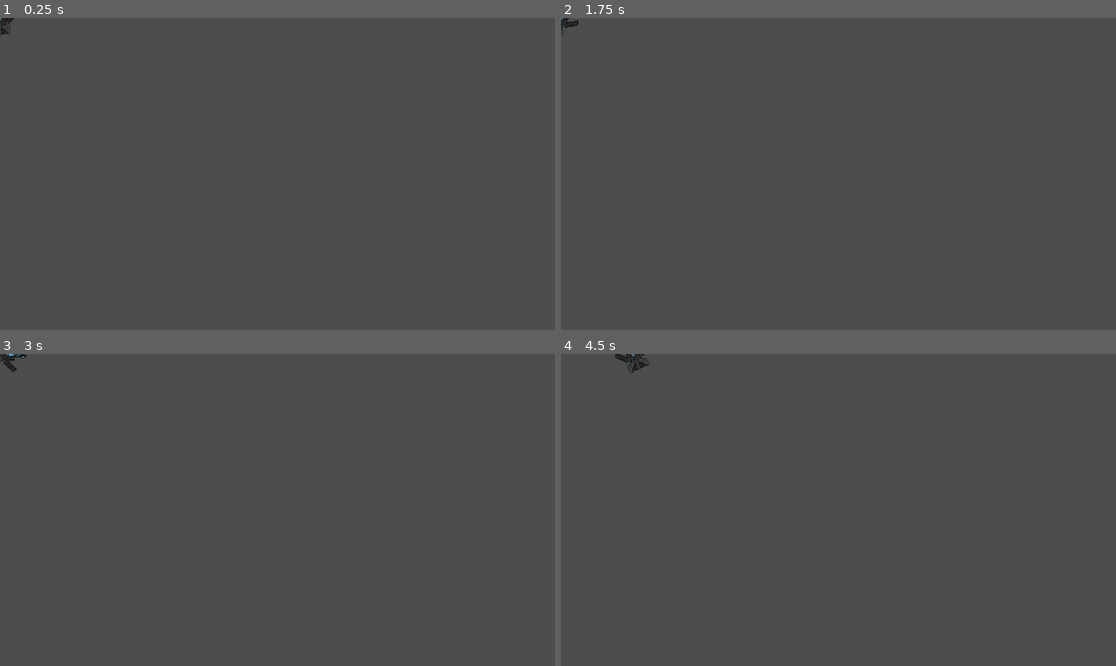
Above: before the commit, frames 1-4 (two rows, left to right).
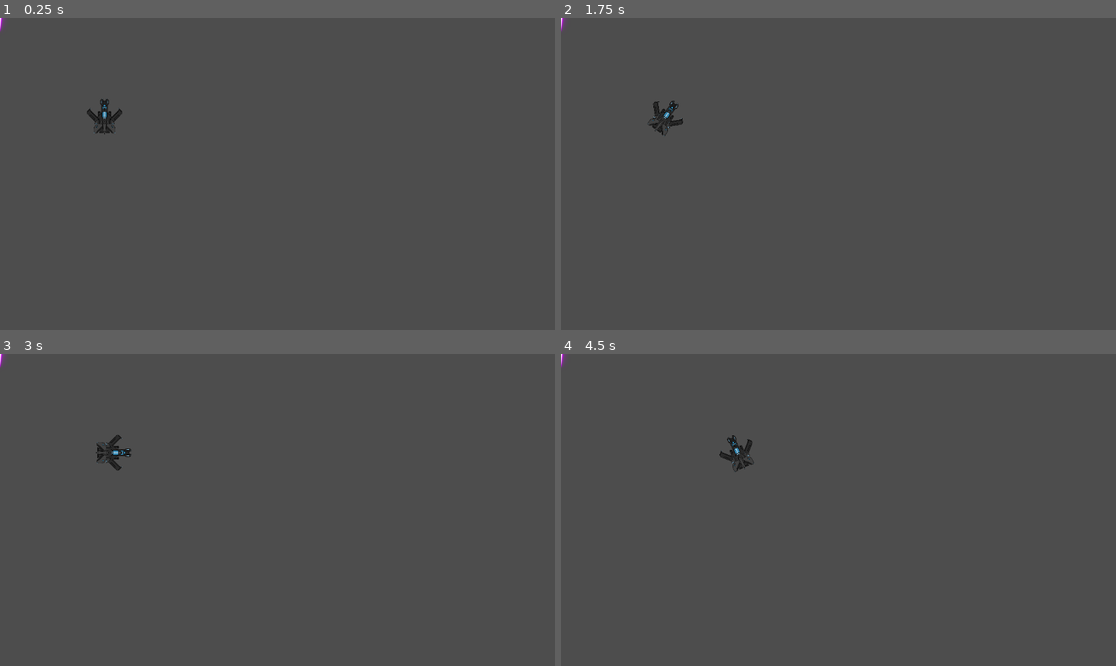
Above: after the commit, the same moments.

Repository: Hassan-A/Space-Fighter
Game: Godot game, scene res://Scenes/Main.tscn
Same seed, same stepped clock (60 frames per second), same inputs: the game is played once before the commit and once after it.
Inputs:
- Up to frame 1 (0.25 s): no input
- Up to frame 2 (1.75 s): tap Enter at 0.5 s; hold Right (ui_right) 0.53-1.28 s; hold Left (ui_left) from 1.28 s (still down)
- Up to frame 3 (3 s): release Left (ui_left) at 2.03 s; hold Right (ui_right) 2.03-2.78 s; hold Up (ui_up) from 2.78 s (still down)
- Up to frame 4 (4.5 s): release Up (ui_up) at 3.53 s; hold Left (ui_left) from 3.53 s (still down)

The runs differ from the first frame. In frame 1, 0.3% of the frame differs, in the area x 0-23%, y 0-38%; in frame 2, 0.4%; in frame 3, 0.4%; in frame 4, 0.5%, in the area x 0-35%, y 0-38%.

Commit message:
Add Bullet prefab

Diff:
--- /dev/null
+++ b/Prefabs/bullet.tscn
@@ -0,0 +1,19 @@
+[gd_scene load_steps=4 format=3 uid="uid://ce7x0gxo0u3hd"]
+
+[ext_resource type="Script" path="res://Scenes/Bullet.gd" id="1_ki50n"]
+[ext_resource type="Texture2D" uid="uid://fqun0du445qm" path="res://Sprites/13.png" id="2_p78if"]
+
+[sub_resource type="CapsuleShape2D" id="CapsuleShape2D_fy37e"]
+radius = 5.0
+height = 44.0
+
+[node name="Bullet" type="CharacterBody2D"]
+script = ExtResource("1_ki50n")
+
+[node name="bulletsprite" type="Sprite2D" parent="."]
+rotation = -1.5708
+scale = Vector2(0.3, 0.3)
+texture = ExtResource("2_p78if")
+
+[node name="CollisionShape2D" type="CollisionShape2D" parent="."]
+shape = SubResource("CapsuleShape2D_fy37e")
--- /dev/null
+++ b/Scenes/Bullet.gd
@@ -0,0 +1 @@
+extends CharacterBody2D
--- a/Scenes/Main.tscn
+++ b/Scenes/Main.tscn
@@ -1,7 +1,11 @@
-[gd_scene load_steps=2 format=3 uid="uid://csykuhqbj2bjr"]
+[gd_scene load_steps=3 format=3 uid="uid://csykuhqbj2bjr"]
 
+[ext_resource type="PackedScene" uid="uid://ce7x0gxo0u3hd" path="res://Prefabs/bullet.tscn" id="1_j7b8w"]
 [ext_resource type="PackedScene" uid="uid://b2icotkbwu454" path="res://Prefabs/player.tscn" id="1_uefnv"]
 
 [node name="Node2D" type="Node2D"]
 
+[node name="Bullet" parent="." instance=ExtResource("1_j7b8w")]
+
 [node name="player" parent="." instance=ExtResource("1_uefnv")]
+position = Vector2(217, 205)
Binary file added: Sprites/13.png
Not shown, added: Sprites/13.png.import
